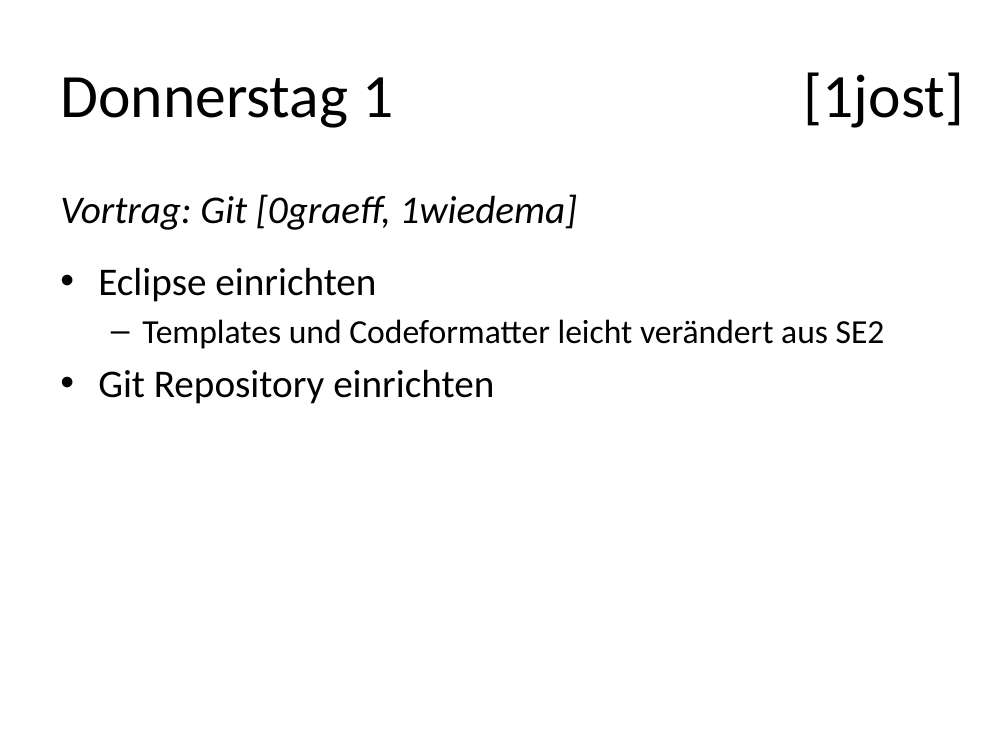
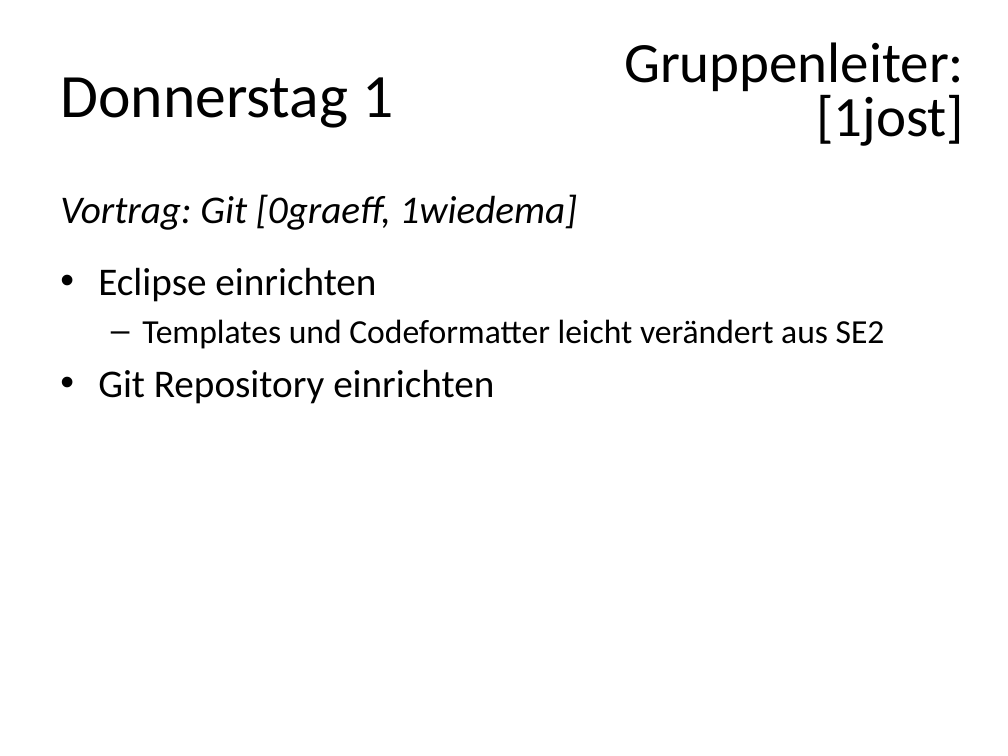
Before and after one commit to FlaShG/SEP12, a slide deck: slide 7 of vortraege/Präsentation_01.pptx (slide 1 before the commit). Drawn at 1008x756 pixels with LibreOffice and Linux fonts; fonts in the diff are those of the drawing. Boxes give left, top, right and bottom in pixels: in the first picture for what was removed or moved away, otherwise in the second. Text is boxed around its words. In the diff, an @@ line names an element or a change of style, - is before the commit and + after.

```diff
--- a/vortraege/Präsentation_01.pptx
+++ b/vortraege/Präsentation_01.pptx
@@ text at (624,42,964,146): text changed; size 44 to 40.7 pt @@
-[1jost]
+Gruppenleiter: [1jost]
```
Also in this commit, not shown: 9 other slides changed, 6 slides added, 1 other file.
